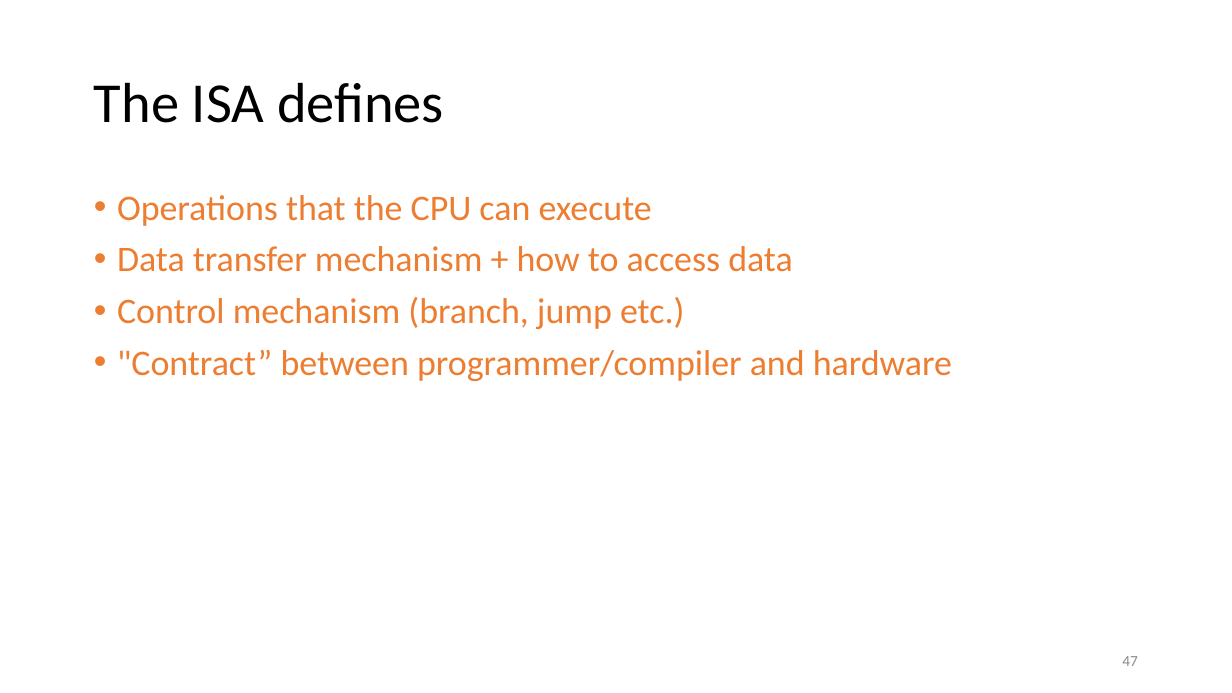
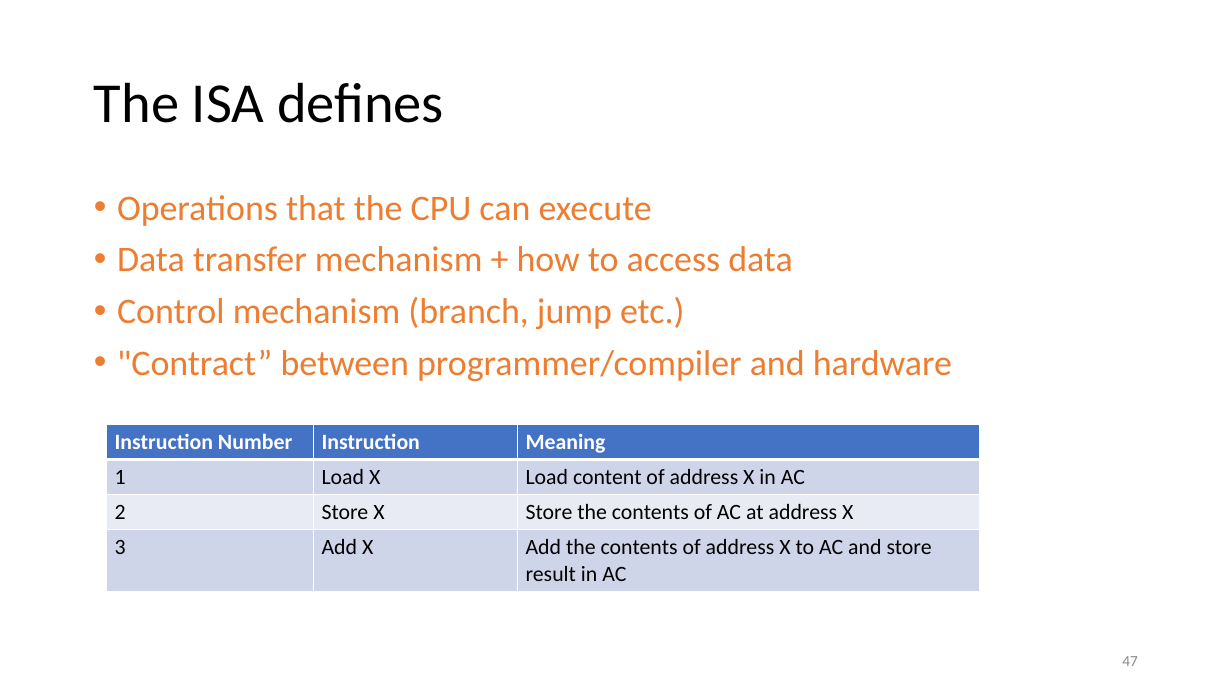
Before and after one commit to vcboy1/Leeds, a slide deck: slide 47 of 26fall/1860/Lecture/Week1.6/Lec_1.6.1_Architecture_and_Instruction_Sets.pptx. Drawn at 1232x693 pixels with LibreOffice and Linux fonts; fonts in the diff are those of the drawing. Boxes give left, top, right and bottom in pixels: in the first picture for what was removed or moved away, otherwise in the second. Text is boxed around its words. In the diff, an @@ line names an element or a change of style, - is before the commit and + after.

```diff
--- a/26fall/1860/Lecture/Week1.6/Lec_1.6.1_Architecture_and_Instruction_Sets.pptx
+++ b/26fall/1860/Lecture/Week1.6/Lec_1.6.1_Architecture_and_Instruction_Sets.pptx
@@ table added at (x1=106, y1=424, x2=980, y2=589), 4 rows, 3 columns @@
+Instruction Number | Instruction | Meaning
+1 | Load X | Load content of address X in AC
+2 | Store X | Store the contents of AC at address X
+3 | Add X | Add the contents of address X to AC and store result in AC
```
Also in this commit, not shown: 7 other slides changed, 1 slide added, 1 slide removed, 4 other files.
